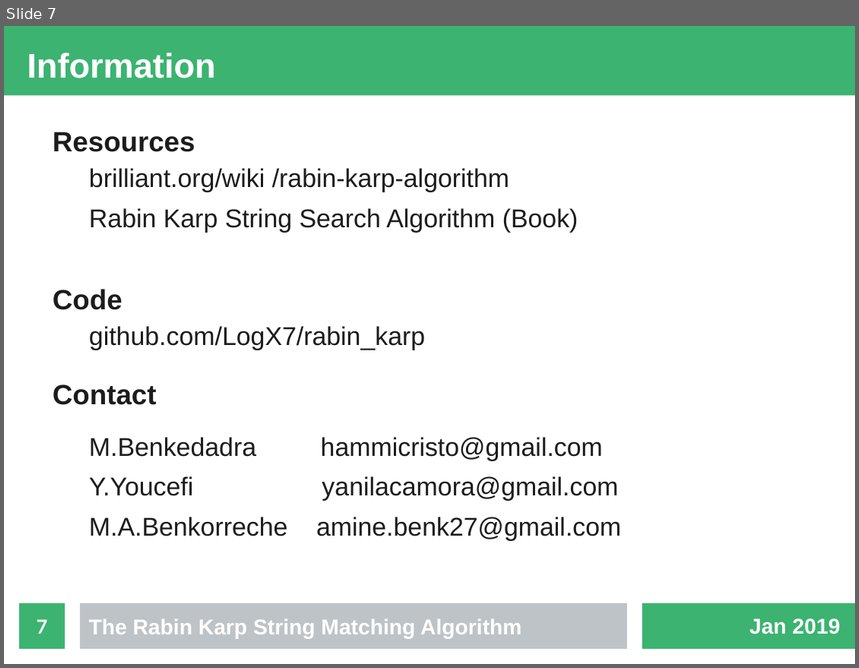
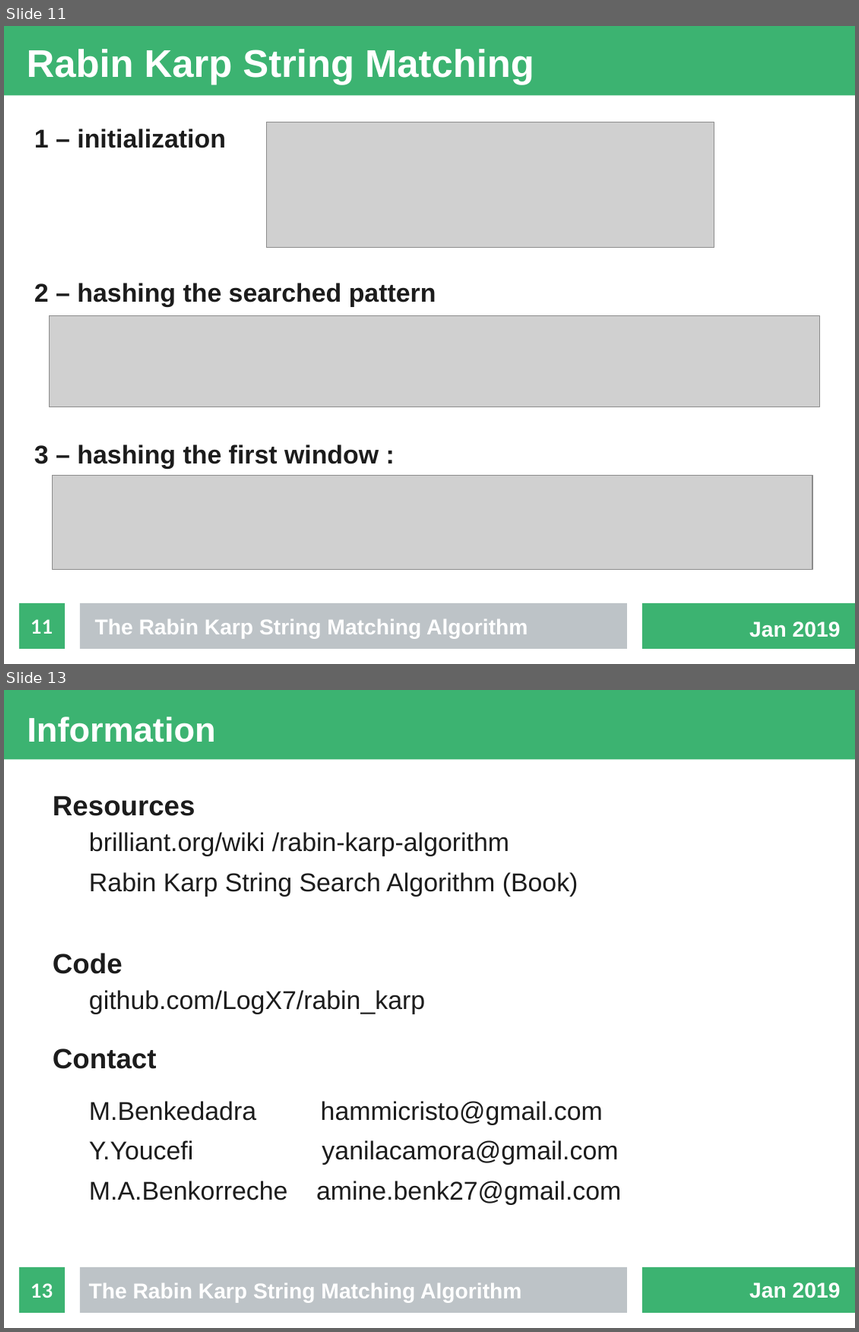
Before and after one commit to fennecinspace/Rabin-Karp, a slide deck: presentation/presentation.odp. Shown one above the other, each under a label of ours: slide 7 before the commit, slides 11 and 13 after it; the slides between them are not shown. The pictures are 859x668 and 859x1332 pixels, drawn with LibreOffice and Linux fonts; fonts in the diff are those of the drawing; grey boxes stand for pictures. Boxes give left, top, right and bottom in pixels: in the first picture for what was removed or moved away, otherwise in the second. Text is boxed around its words. In the diff, an @@ line names an element or a change of style, - is before the commit and + after.

```diff
--- a/presentation/presentation.odp
+++ b/presentation/presentation.odp
@@ slide 11 added at (4, 26, 855, 664), background #FFFFFF; not listed: 3 template elements that a slide beside it also shows @@
@@ title added at (27, 49, 534, 85), 36 pt, text #FFFFFF, bold @@
+Rabin Karp String Matching
@@ text added at (34, 129, 436, 469), 24 pt, text #1C1C1C, bold @@
+1 – initialization
+2 – hashing the searched pattern
+3 – hashing the first window :
@@ picture added at (267, 123, 715, 249) @@
@@ picture added at (50, 316, 820, 408) @@
@@ picture added at (52, 476, 813, 569) @@
@@ page number added at (19, 604, 65, 649), fill #3CB371, 18 pt, text #FFFFFF, bold @@
+11
@@ text added at (95, 620, 528, 639), 20 pt, text #FFFFFF, bold @@
+The Rabin Karp String Matching Algorithm
@@ text added at (750, 622, 841, 638), 20 pt, text #FFFFFF, bold @@
+Jan 2019
@@ what was slide 7 is now slide 13 @@
@@ page number at (31, 1284, 53, 1298): text changed @@
-7
+13
```
Also in this commit, not shown: 5 slides changed, 5 other slides added, 3 other files.
